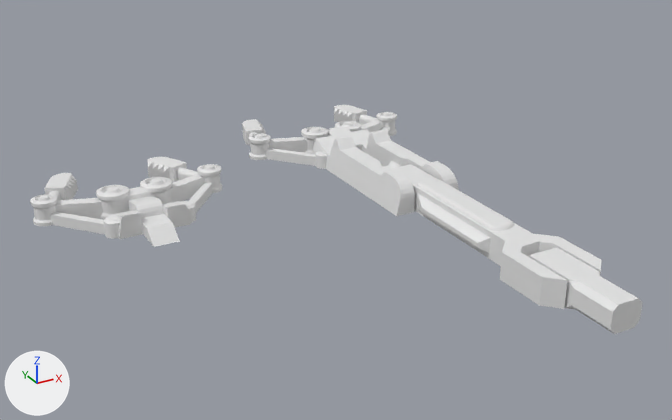
The glTF model public/models/inserter__stack-closed.glb as it was, and as the next commit left it.
Rendered twice from a 50 mm camera at (-1.27, -2.51, 1.3) aimed at (0.08, -0.05, 0.07). Arrows for +X, +Y and +Z are at lower left; the lights stay in place. The first picture is the older version. Where no turn or scale is listed for an object, it has been applied to the vertices.

Before the edit, the objects in view are built like this:
```python
me_inserter_stack_closed = bpy.data.meshes.new('inserter/stack-closed')
me_inserter_stack_closed.from_pydata(...)  # 4987 vertices, 9842 faces; spans x -0.79..0.79, y -0.99..0.99, z -0.06..0.06
ob_inserter_stack_closed = bpy.data.objects.new('inserter/stack-closed', me_inserter_stack_closed)
ob_inserter_stack_closed.location = (0.0, 0.0, 0.065)
```
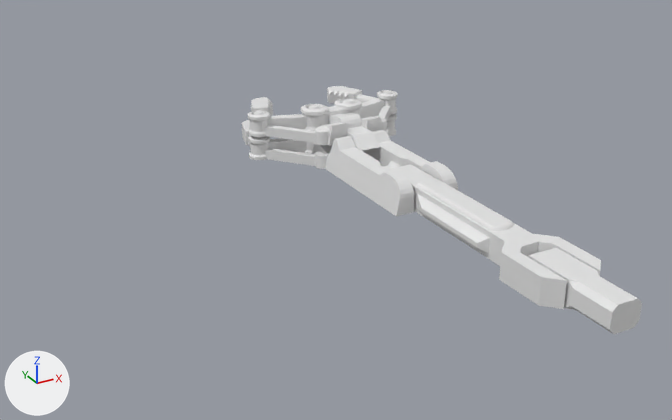
The newer file is also turned or shifted as a whole; pictures and numbers use the older file's frame.

Location of each change, [x1, y1, x2, y2] in pixels of the pictures (672 x 420 px; the box of a moved part takes in the faces that stretch with it):
'inserter/stack-closed', reshaped (35% narrower, 8% taller): before [30, 105, 643, 334]; after [242, 86, 642, 334]
part 1 of me_inserter_stack_closed, moved or reshaped: before [30, 194, 58, 226]; after [248, 111, 270, 137]
part 2 of me_inserter_stack_closed, moved or reshaped: before [96, 185, 129, 220]; after [301, 104, 328, 131]
part 3 of me_inserter_stack_closed, moved or reshaped: before [197, 164, 222, 193]; after [377, 90, 398, 115]
part 4 of me_inserter_stack_closed, moved or reshaped: before [44, 173, 78, 200]; after [251, 97, 273, 116]
part 5 of me_inserter_stack_closed, moved or reshaped: before [147, 157, 198, 182]; after [327, 86, 376, 105]
part 6 of me_inserter_stack_closed, moved or reshaped: before [104, 215, 120, 239]; after [315, 126, 330, 145]
part 7 of me_inserter_stack_closed, moved or reshaped: before [181, 201, 196, 223]; after [375, 116, 387, 131]
part 8 of me_inserter_stack_closed, moved or reshaped: before [129, 196, 180, 247]; after [329, 113, 380, 151]
part 9 of me_inserter_stack_closed, moved or reshaped: before [114, 210, 143, 239]; after [322, 123, 347, 146]
part 10 of me_inserter_stack_closed, moved or reshaped: before [162, 202, 191, 228]; after [361, 117, 383, 132]
part 11 of me_inserter_stack_closed, moved or reshaped: before [50, 212, 105, 234]; after [264, 125, 315, 142]
part 12 of me_inserter_stack_closed, moved or reshaped (mostly hidden afterwards): before [189, 183, 213, 212]; after [378, 106, 391, 120]
part 13 of me_inserter_stack_closed, moved or reshaped: before [170, 174, 205, 202]; after [360, 98, 384, 119]
part 14 of me_inserter_stack_closed, deleted: before [140, 177, 173, 204]
part 15 of me_inserter_stack_closed, deleted: before [123, 187, 155, 212]
part 16 of me_inserter_stack_closed, deleted: before [55, 198, 103, 219]
part 17 of me_inserter_stack_closed, moved or reshaped: before [246, 105, 581, 309]; after [246, 98, 580, 309]

The change in detail:
me_inserter_stack_closed is used by ob_inserter_stack_closed; location (0.0, 0.0, 0.065).
me_inserter_stack_closed had 4987 vertices, 9842 faces and spanned x -0.79..0.79, y -0.99..0.99, z -0.06..0.06.
me_inserter_stack_closed now has 4987 vertices, 9842 faces and spans x 0.11..0.79, y -0.99..0.99, z -0.06..0.13.
me_inserter_stack_closed part 1: the loose piece of 288 vertices spanning x -0.79..-0.7, y 0.44..0.53, z -0.06..0.02 is moved by (0.89, 0.23, 0.1).
me_inserter_stack_closed part 2: the loose piece of 288 vertices spanning x -0.58..-0.47, y 0.37..0.48, z -0.06..0.03 is moved by (0.89, 0.23, 0.1).
me_inserter_stack_closed part 3: the loose piece of 288 vertices spanning x -0.19..-0.11, y 0.44..0.53, z -0.06..0.02 is moved by (0.89, 0.23, 0.1).
me_inserter_stack_closed part 4: the loose piece of 76 vertices spanning x -0.76..-0.58, y 0.47..0.75, z -0.06..-0.01 is moved by (0.89, 0.23, 0.1).
me_inserter_stack_closed part 5: the loose piece of 76 vertices spanning x -0.31..-0.13, y 0.47..0.75, z -0.06..-0.01 is moved by (0.89, 0.23, 0.1).
me_inserter_stack_closed part 6: the loose piece of 57 vertices spanning x -0.6..-0.55, y 0.23..0.3, z -0.06..0.0 is moved by (0.89, 0.23, 0.1).
me_inserter_stack_closed part 7: the loose piece of 57 vertices spanning x -0.34..-0.29, y 0.23..0.3, z -0.06..0.0 is moved by (0.89, 0.23, 0.1).
me_inserter_stack_closed part 8: the loose piece of 37 vertices spanning x -0.49..-0.4, y 0.12..0.4, z -0.06..0.02 is moved by (0.89, 0.23, 0.1).
me_inserter_stack_closed part 9: the loose piece of 16 vertices spanning x -0.57..-0.49, y 0.22..0.35, z -0.06..0.01 is moved by (0.89, 0.23, 0.1).
me_inserter_stack_closed part 10: the loose piece of 16 vertices spanning x -0.4..-0.32, y 0.22..0.35, z -0.06..0.01 is moved by (0.89, 0.23, 0.1).
me_inserter_stack_closed part 11: the loose piece of 8 vertices spanning x -0.76..-0.56, y 0.26..0.49, z -0.06..-0.03 is moved by (0.89, 0.23, 0.1).
me_inserter_stack_closed part 12: the loose piece of 8 vertices spanning x -0.34..-0.14, y 0.26..0.49, z -0.06..-0.03 is moved by (0.89, 0.23, 0.1).
me_inserter_stack_closed part 13: the loose piece of 8 vertices spanning x -0.34..-0.13, y 0.41..0.51, z -0.06..0.0 is moved by (0.89, 0.23, 0.1).
me_inserter_stack_closed part 14: the loose piece of 288 vertices spanning x -0.42..-0.32, y 0.37..0.48, z -0.06..0.03 is deleted.
me_inserter_stack_closed part 15: the loose piece of 12 vertices spanning x -0.52..-0.38, y 0.39..0.45, z -0.06..0.01 is deleted.
me_inserter_stack_closed part 16: the loose piece of 8 vertices spanning x -0.77..-0.55, y 0.41..0.51, z -0.06..0.0 is deleted.
me_inserter_stack_closed part 17: 99 vertices moved within x 0.12..0.78, y -0.77..0.98, z -0.06..0.04; 373 vertices removed from x 0.12..0.79, y -0.82..0.98, z -0.06..0.05; 681 vertices added at x 0.11..0.78, y -0.82..0.98, z -0.06..0.13.
